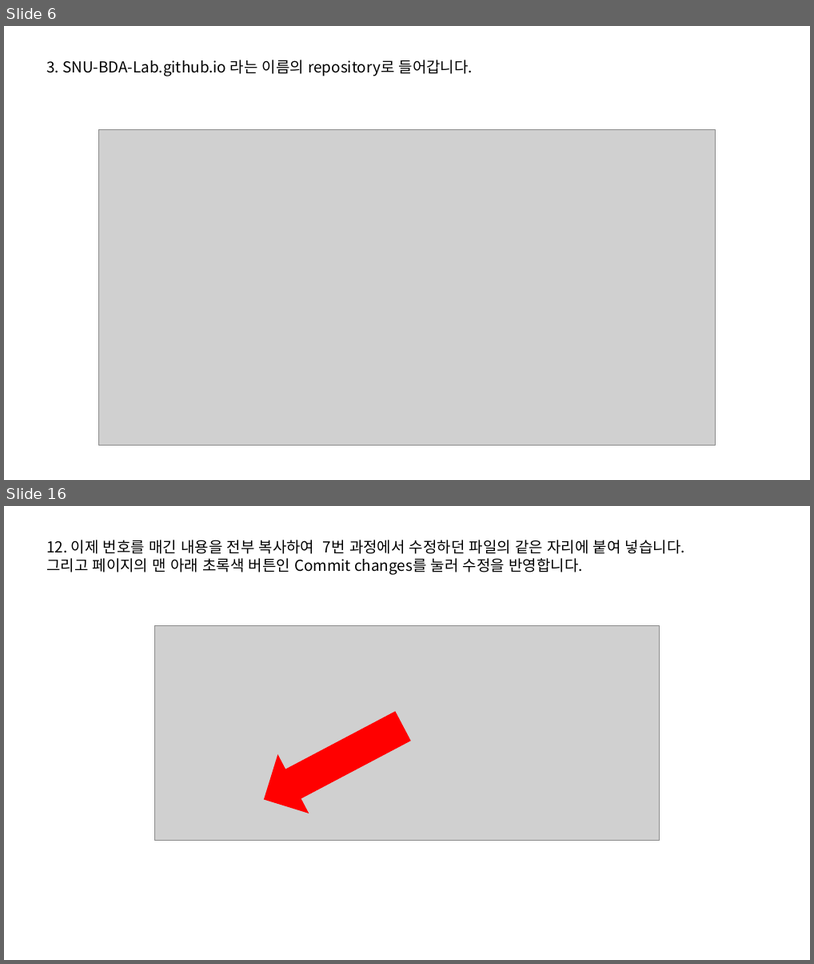
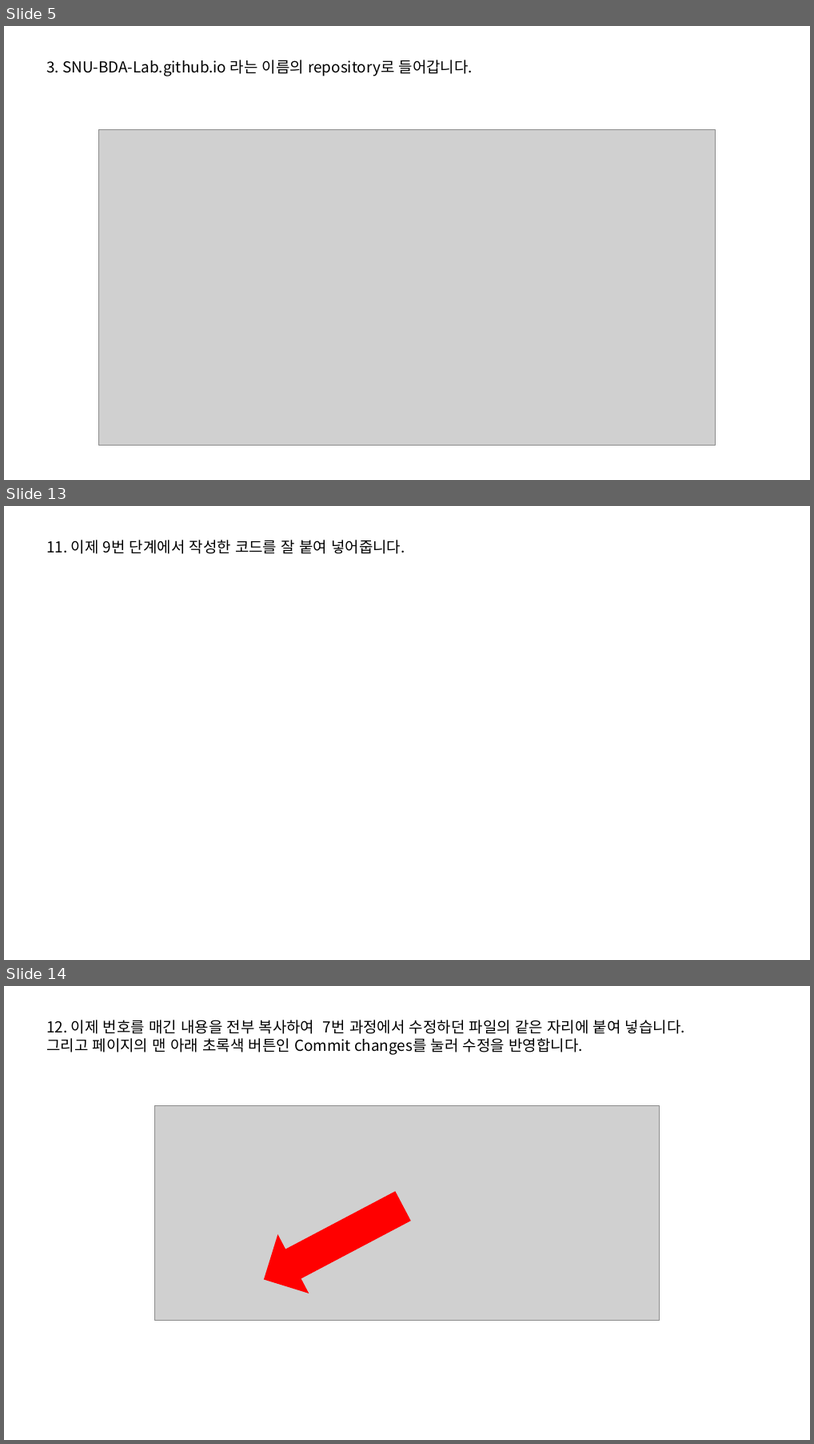
Before and after one commit to SNU-BDA-Lab/SNU-BDA-Lab.github.io, a slide deck: How_To_Use_Github_pages.pptx. Shown one above the other, each under a label of ours: slides 6 and 16 before the commit, slides 5, 13 and 14 after it; the slides between them are not shown. The pictures are 814x964 and 814x1444 pixels, drawn with LibreOffice and Linux fonts; fonts in the diff are those of the drawing; grey boxes stand for pictures. Boxes give left, top, right and bottom in pixels: in the first picture for what was removed or moved away, otherwise in the second. Text is boxed around its words. In the diff, an @@ line names an element or a change of style, - is before the commit and + after.

```diff
--- a/How_To_Use_Github_pages.pptx
+++ b/How_To_Use_Github_pages.pptx
@@ slide 13 added at bbox=[4, 506, 810, 960], background #FFFFFF @@
@@ text added at bbox=[46, 540, 405, 554], 18 pt, text #000000 @@
+11. 이제 9번 단계에서 작성한 코드를 잘 붙여 넣어줍니다.
@@ what was slide 6 is now slide 5 @@
@@ what was slide 16 is now slide 14 @@
```
Also in this commit, not shown: 5 slides changed, 4 other slides added, 8 slides removed, 1 other file.
